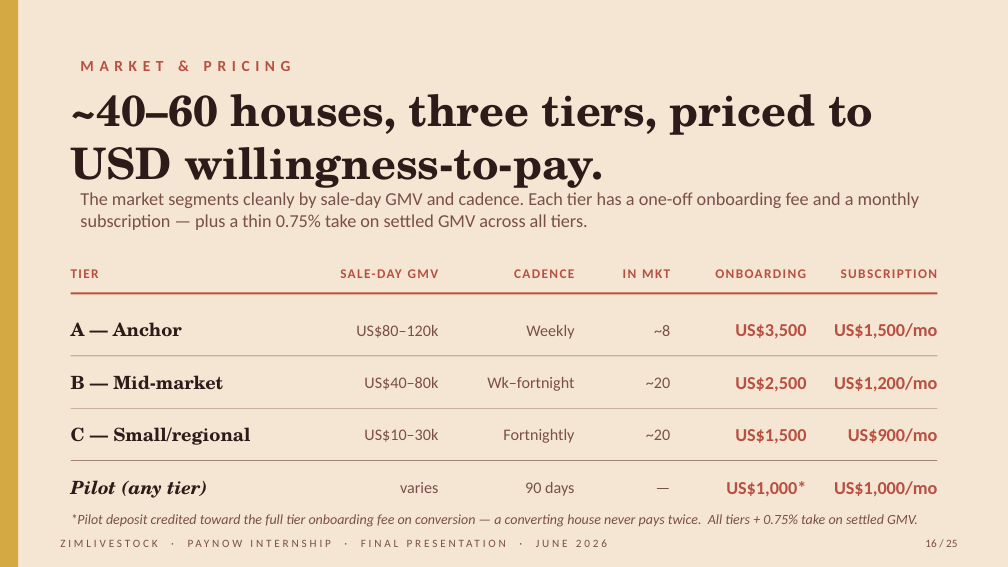
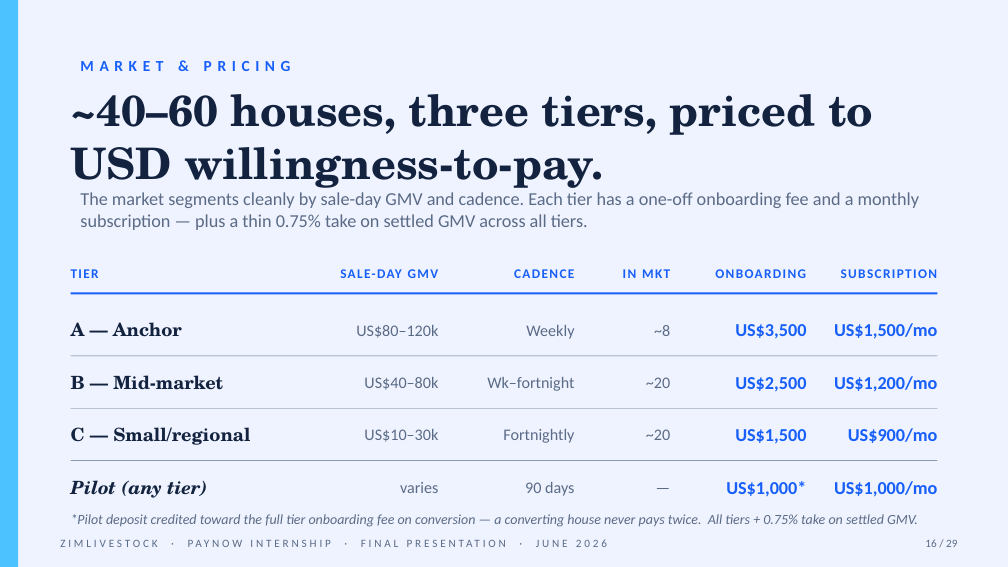
Before and after one commit to muudzo/livestockl, a slide deck: slide 16 of deliverables/internship-return/zimlivestock-final-presentation.pptx. Drawn at 1008x567 pixels with LibreOffice and Linux fonts; fonts in the diff are those of the drawing. Boxes give left, top, right and bottom in pixels: in the first picture for what was removed or moved away, otherwise in the second. Text is boxed around its words. In the diff, an @@ line names an element or a change of style, - is before the commit and + after.

```diff
--- a/deliverables/internship-return/zimlivestock-final-presentation.pptx
+++ b/deliverables/internship-return/zimlivestock-final-presentation.pptx
@@ background #F5E6D3 to #EEF3FF @@
@@ rectangle at <box>0,0,18,566</box>: fill #D4A843 to #4CC3FF @@
@@ line (71, 293) - (937, 293): stroke #B85042 1.5 pt to #175FF8 1.5 pt @@
@@ line (71, 356) - (937, 356): stroke #7A4F47 0.3 pt to #5B6B86 0.3 pt @@
@@ line (71, 408) - (937, 408): stroke #7A4F47 0.3 pt to #5B6B86 0.3 pt @@
@@ text colour #2D1B1A to #13233F in 5 elements at <box>71,94,873,193</box>, <box>71,322,182,337</box>, <box>71,375,223,390</box>, <box>71,427,250,445</box>, <box>71,480,208,498</box> @@
@@ line (71, 461) - (937, 461): stroke #7A4F47 0.3 pt to #5B6B86 0.3 pt @@
@@ text colour #7A4F47 to #5B6B86 in 15 elements at <box>80,192,919,230</box>, <box>356,325,438,338</box>, <box>526,325,574,339</box>, <box>654,325,670,336</box>, <box>364,377,438,390</box>, <box>487,377,574,391</box>, <box>646,377,670,388</box>, <box>364,429,438,442</box>, <box>503,429,574,443</box>, <box>646,429,670,440</box>, <box>400,482,438,493</box>, <box>525,482,574,496</box>, <box>71,514,918,527</box>, <box>60,539,607,547</box>, <box>575,461,670,513</box> @@
@@ text colour #B85042 to #175FF8 in 15 elements at <box>80,61,291,71</box>, <box>71,269,99,278</box>, <box>377,269,402,278</box>, <box>514,269,574,278</box>, <box>623,269,670,278</box>, <box>670,257,806,289</box>, <box>841,269,938,278</box>, <box>735,324,806,339</box>, <box>834,323,937,339</box>, <box>735,377,806,392</box>, <box>834,376,937,392</box>, <box>735,429,806,444</box>, <box>848,428,938,443</box>, <box>726,481,806,497</box>, <box>834,481,937,497</box> @@
@@ text at <box>925,539,957,547</box>: text changed; text colour #7A4F47 to #5B6B86 @@
-16 / 25
+16 / 29
```
Also in this commit, not shown: 24 other slides changed, 4 slides added, 1 other file.
